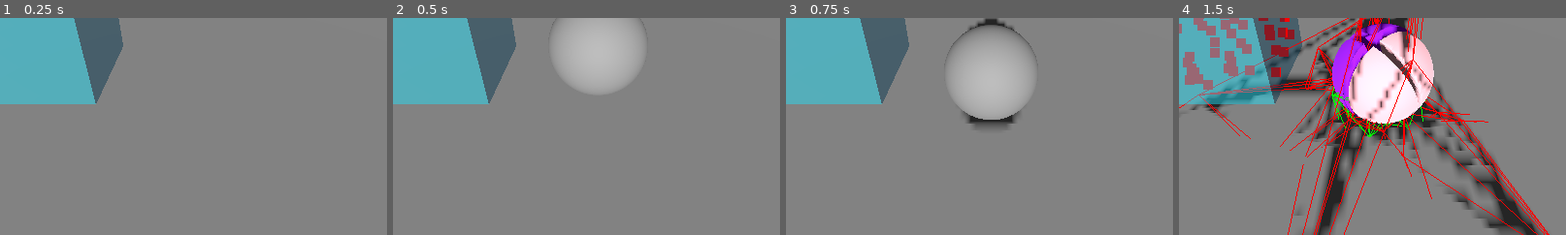
Above: before the commit, frames 1-4 (left to right).
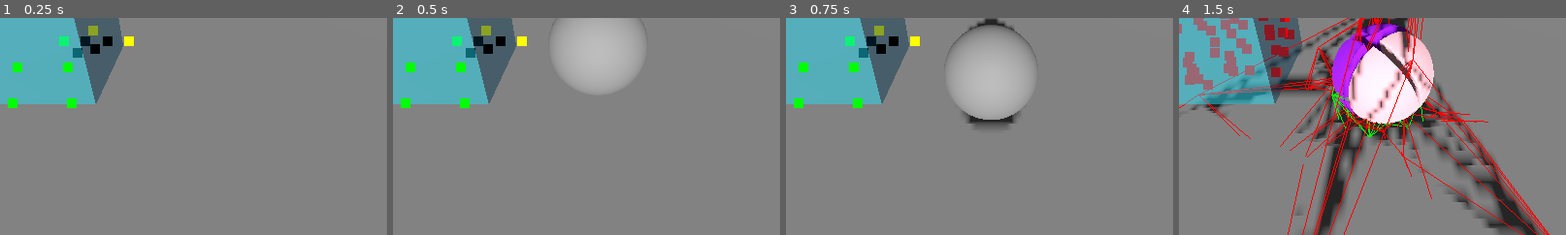
Above: after the commit, the same moments.

Repository: Rashnain/TER-2026
Game: Godot game, scene res://scenes/test.tscn
The game is run twice, just before and just after one commit, with the same random seed, the same clock (stepped at 60 frames per second) and the same inputs.
Inputs (mouse positions are % of the whole screen's width and height, from its top left):
- Up to frame 1 (0.25 s): no input
- Up to frame 2 (0.5 s): no input
- Up to frame 3 (0.75 s): click (10, 18) at 0.5 s
- Up to frame 4 (1.5 s): click "Slice" at 1.25 s
The pictures show only the part of the screen within x 24-73%, y 47-97%; the shares and areas given below are measured in that part.

The runs differ from the first frame. In frame 1, 1.2% of the frame differs, in the area x 2-35%, y 3-42%; in frame 2, 1.2%; in frame 3, 1.2%; in frame 4, nothing differs.

Commit message:
finish 2D polygon clipping

Diff:
--- a/projet/ter/scripts/clip_polygon.gd
+++ b/projet/ter/scripts/clip_polygon.gd
@@ -1,32 +1,73 @@
 extends Node
 class_name ClipPolygon
+
 
 static func determinant(v1: Vector2, v2: Vector2) -> float:
 	return v1.x * v2.y - v1.y * v2.x
 
 
-static func clip_polygon_2d(polygon: PackedVector2Array, clipping_polygon: PackedVector2Array) -> Array[PackedVector2Array]:
-	var inside : PackedVector2Array = []
-	var outside : PackedVector2Array = []
-	var results : Array[PackedVector2Array] = [inside, outside]
+static func intersection(v1: Vector2, v2: Vector2, clip_v1: Vector2, clip_v2: Vector2) -> Vector2:
+	var denominator := (v1.x - v2.x) * (clip_v1.y - clip_v2.y) - (v1.y - v2.y) * (clip_v1.x - clip_v2.x)
+	if abs(denominator) < 1e-07: # edges are parallels
+		return Vector2.ZERO
+	var start := v1.x * v2.y - v1.y * v2.x
+	var end := clip_v1.x * clip_v2.y - clip_v1.y * clip_v2.x
+	var x := (start * (clip_v1.x - clip_v2.x) - (v1.x - v2.x) * end) / denominator
+	var y := (start * (clip_v1.y - clip_v2.y) - (v1.y - v2.y) * end) / denominator
+	return Vector2(x, y)
+
+
+static func intersection_stupid(v1: Vector2, v2: Vector2, clip_v1: Vector2, clip_v2: Vector2) -> Vector2:
+	var edge := v2 - v1
+	var length := edge.length()
+	var dir := edge.normalized()
+	var clip_edge := (clip_v2 - clip_v1).normalized()
+	var clip_edge_v3 := Vector3(clip_edge.x, 0, clip_edge.y)
+	var clip_edge_normal_v3 := clip_edge_v3.cross(Vector3(0, 1, 0)).normalized()
+	var clip_edge_normal := Vector2(clip_edge_normal_v3.x, clip_edge_normal_v3.z)
+	var t = (clip_v1 - v1).dot(clip_edge_normal) / dir.dot(clip_edge_normal)
+	if t > 0 && t < length:
+		return v1 + dir * t
+	return Vector2.ZERO
+
+
+# Sutherland–Hodgman algorithm
+static func clip_polygon_2d(polygon: PackedVector2Array, clipping_polygon: PackedVector2Array) -> PackedVector2Array:
+	var output := polygon.duplicate()
 	for i in range(len(clipping_polygon)):
-		print("Edge %d %d" % [i, (i+1) % len(clipping_polygon)])
-		var p0 := clipping_polygon[i]
-		var p1 := clipping_polygon[(i+1) % len(clipping_polygon)]
-		var vector0 := p1 - p0
-		for y in range(len(polygon)):
-			var vector1 := polygon[y] - p0
-			if determinant(vector0.normalized(), vector1.normalized()) > 0:
-				print("%d: %f %f is inside" % [y, polygon[y].x, polygon[y].y])
-				inside.append(polygon[y])
+		var input := output.duplicate()
+		output.clear()
+
+		print("Edge %d-%d" % [i, (i + 1) % len(clipping_polygon)])
+		var c0 := clipping_polygon[i]
+		var c1 := clipping_polygon[(i + 1) % len(clipping_polygon)]
+		var clip_edge := (c1 - c0).normalized()
+
+		for y in range(len(input)):
+			var current_point := input[y]
+			var prev_point := input[(y - 1) % len(input)]
+
+			var intersection_point := intersection(prev_point, current_point, c0, c1)
+
+			var clip_to_current := (current_point - c0).normalized()
+			var clip_to_prev := (prev_point - c0).normalized()
+			var current_inside := determinant(clip_edge, clip_to_current)
+			var prev_inside := determinant(clip_edge, clip_to_prev)
+
+			if current_inside > 0:
+				print("%d: %f %f is inside" % [y, current_point.x, current_point.y])
+				if not prev_inside > 0:
+					print("prev not inside")
+					print(intersection_point)
+					output.append(intersection_point)
+				output.append(current_point)
 			else:
-				print("%d: %f %f is outside" % [y, polygon[y].x, polygon[y].y])
-				# TODO créer deux nouveaux points, en projetant le point sur chaqu'une de ses arrêtes
-				outside.append(polygon[y])
-				pass
-		polygon = inside
-		inside = []
-	return results
+				print("%d: %f %f is outside" % [y, current_point.x, current_point.y])
+				if prev_inside > 0:
+					print("prev inside")
+					print(intersection_point)
+					output.append(intersection_point)
+	return output
 
 
 static func clip_polygon_3d(polygon: PackedVector3Array, clipping_polygon: PackedVector3Array) -> Array[PackedVector3Array]:
--- a/projet/ter/scripts/slicer.gd
+++ b/projet/ter/scripts/slicer.gd
@@ -212,13 +212,17 @@
 	voronoi_fracture = VoronoiFracture.new()
 	add_child(voronoi_fracture)
 	original_mesh_instance = mesh_to_cut.get_node("MeshInstance3D")
-	var polygon := [Vector2(0.6, 1), Vector2(0.2, 1), Vector2(0.4, 0.6), Vector2(0.0, 0.6), Vector2(0.6, 0.2), Vector2(0.2, 0.2)]
-	var clip_polygon := [Vector2(0.4, 0.4), Vector2(0.4, 0.0), Vector2(0.8, 0.2)]
-	#show_points_2d(polygon, Color.GREEN)
-	#show_points_2d(clip_polygon, Color.YELLOW)
-	var res := ClipPolygon.clip_polygon_2d(polygon, clip_polygon)
-	#show_points_2d(res[0], Color.BLACK)
-	#show_points_2d(res[1], Color.WHITE)
+	var polygon_crescent := [Vector2(0.6, 1), Vector2(0.2, 1), Vector2(0.0, 0.6), Vector2(0.2, 0.2), Vector2(0.6, 0.2), Vector2(0.4, 0.6)]
+	var clip_polygon_triangle := [Vector2(0.4, 0.4), Vector2(0.4, 0.0), Vector2(0.8, 0.2)]
+	var polygon_square := [Vector2(0, 0), Vector2(0.67, 0), Vector2(0.67, 0.67), Vector2(0, 0.67)]
+	var clip_square := [Vector2(0.33, 0.33), Vector2(1, 0.33), Vector2(1, 1), Vector2(0.33, 1)]
+	show_points_2d(polygon_crescent, Color.GREEN)
+	show_points_2d(clip_polygon_triangle, Color.YELLOW)
+	var res := ClipPolygon.clip_polygon_2d(polygon_crescent, clip_polygon_triangle)
+	#show_points_2d(polygon_square, Color.GREEN)
+	#show_points_2d(clip_square, Color.YELLOW)
+	#var res := ClipPolygon.clip_polygon_2d(polygon_square, clip_square)
+	show_points_2d(res, Color.BLACK)
 
 func _on_slice_button_pressed():
 	clean_pieces()
